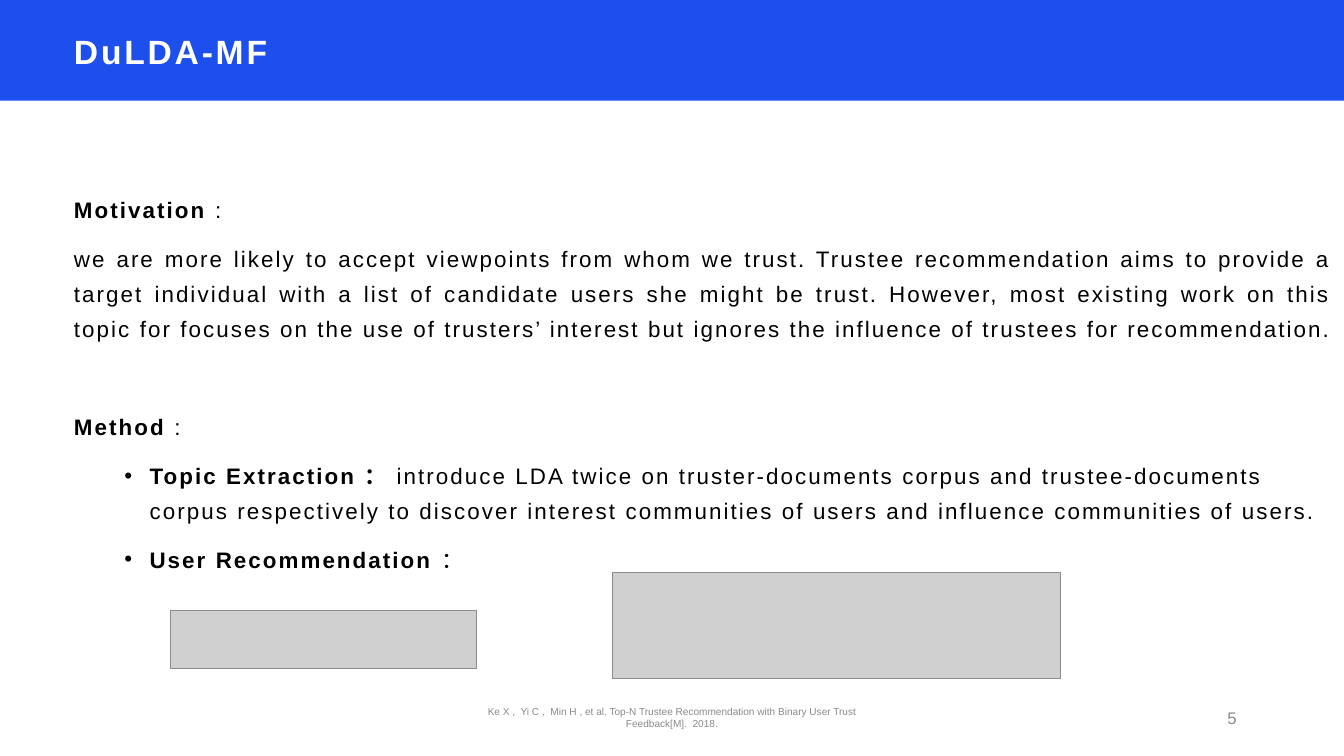
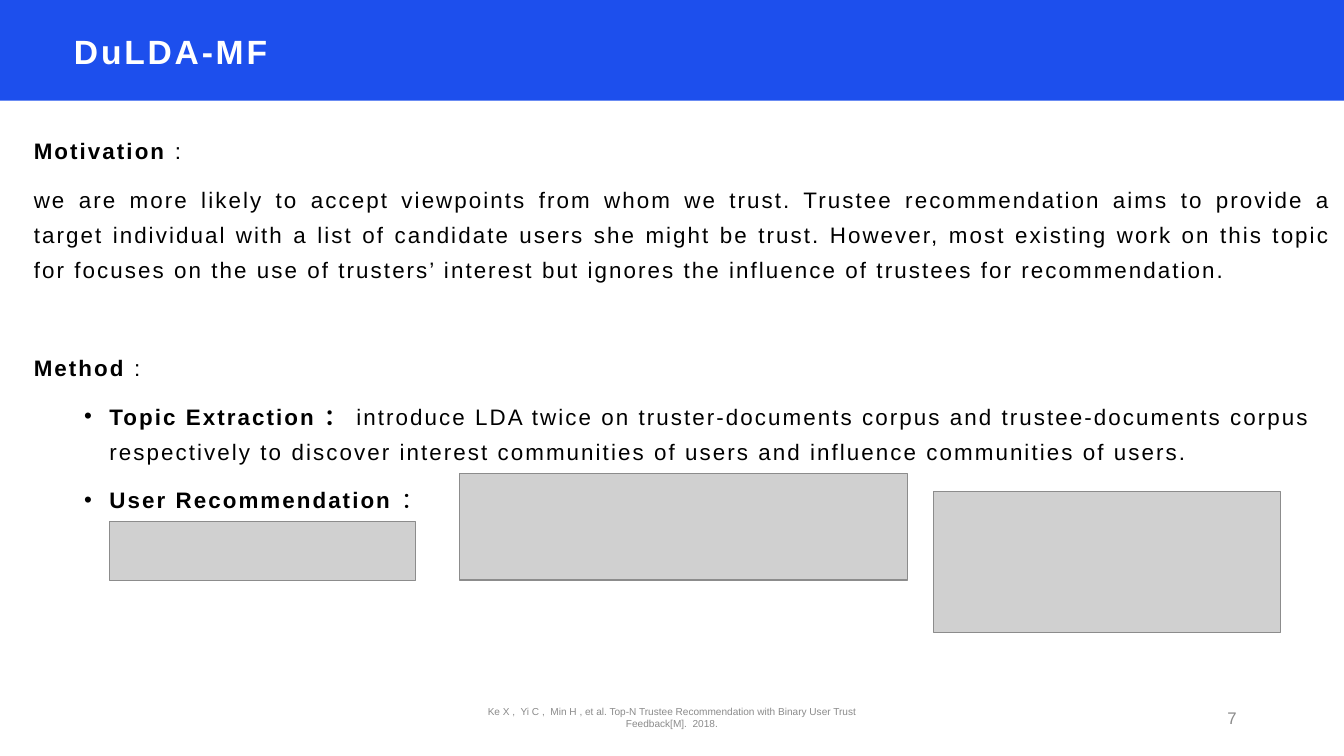
Before and after one commit to Jacky-007/master, a slide deck: slide 7 of 最终作业论文调研/期末展示.pptx (slide 5 before the commit). Drawn at 1344x756 pixels with LibreOffice and Linux fonts; fonts in the diff are those of the drawing; grey boxes stand for pictures. Boxes give left, top, right and bottom in pixels: in the first picture for what was removed or moved away, otherwise in the second. Text is boxed around its words. In the diff, an @@ line names an element or a change of style, - is before the commit and + after.

```diff
--- a/最终作业论文调研/期末展示.pptx
+++ b/最终作业论文调研/期末展示.pptx
@@ text "Motivation :" rewrapped from bbox=[74, 201, 1329, 569] to bbox=[34, 142, 1328, 509] @@
@@ picture: place and size @@
-picture at bbox=[612, 573, 1061, 679]
+picture at bbox=[460, 474, 908, 580]
@@ picture added at bbox=[934, 492, 1280, 632] @@
@@ picture: place and size @@
-picture at bbox=[170, 610, 477, 668]
+picture at bbox=[109, 522, 415, 581]
@@ page number at bbox=[1227, 712, 1236, 724]: text changed @@
-5
+7
```
Also in this commit, not shown: 1 other slide changed, 7 slides added, 13 other files.
